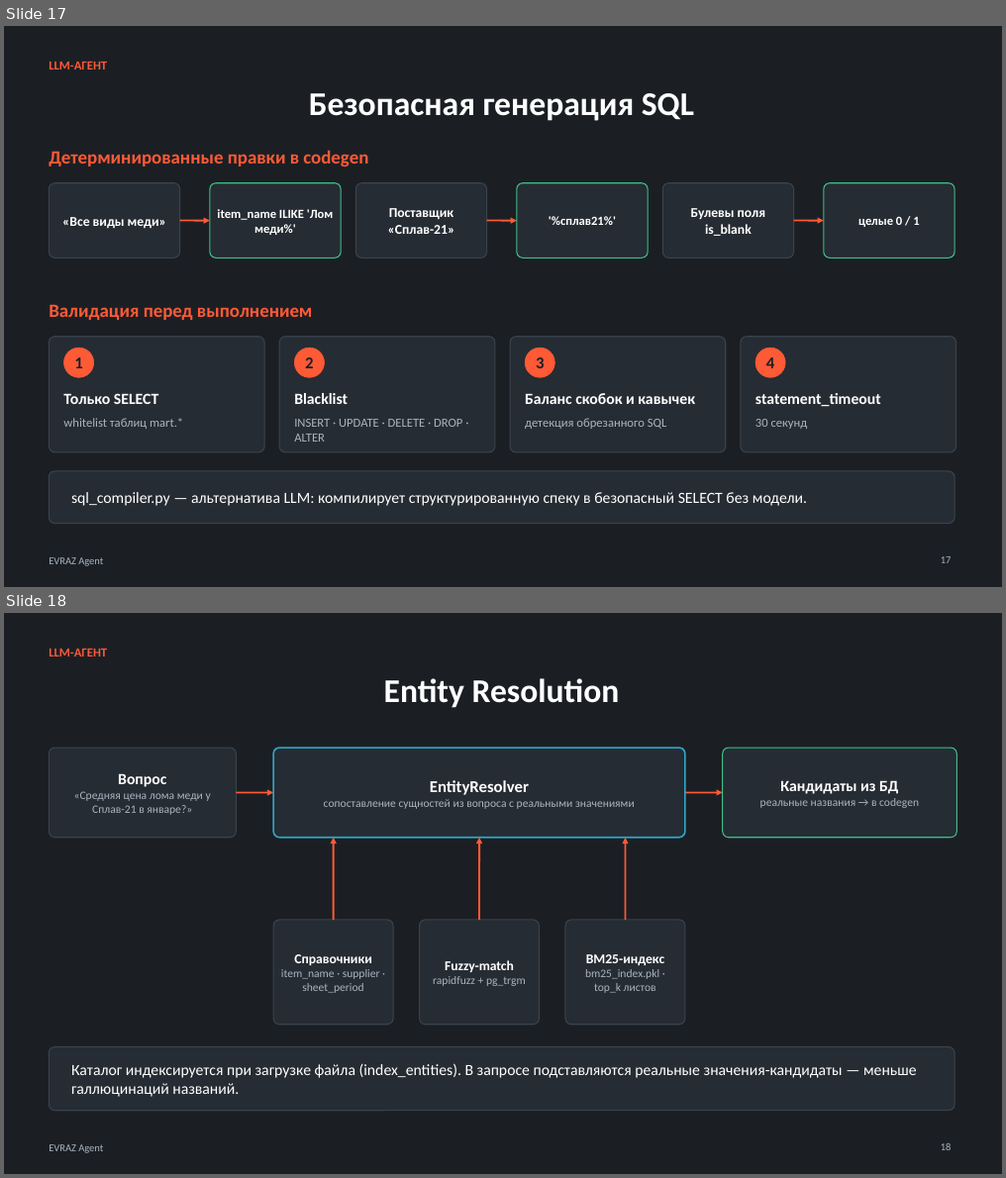
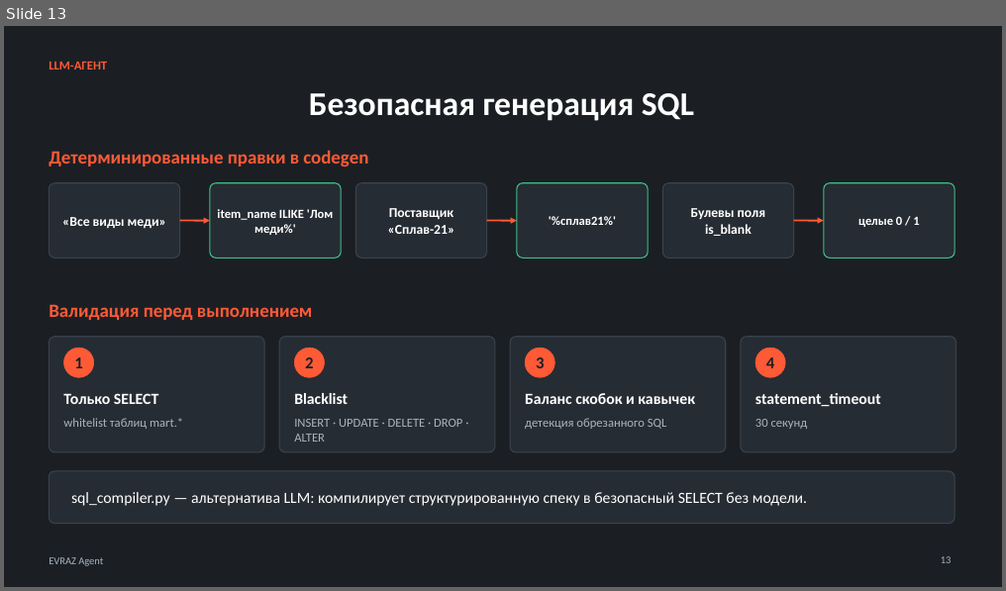
Before and after one commit to kostIT13/EVRAZ_ExcelAgent, a slide deck: data/EVRAZ_Agent_improved.pptx. Shown one above the other, each under a label of ours: slides 17 and 18 before the commit, slide 13 after it. The pictures are 1006x1178 and 1006x591 pixels, drawn with LibreOffice and Linux fonts; fonts in the diff are those of the drawing. Boxes give left, top, right and bottom in pixels: in the first picture for what was removed or moved away, otherwise in the second. Text is boxed around its words. In the diff, an @@ line names an element or a change of style, - is before the commit and + after.

```diff
--- a/data/EVRAZ_Agent_improved.pptx
+++ b/data/EVRAZ_Agent_improved.pptx
@@ slide 18 removed at [4,613,1002,1174], background #FFFFFF; not listed: 2 template elements that a slide beside it also shows @@
@@ text removed at [49,649,107,657] @@
-LLM-АГЕНТ
@@ title removed at [384,678,620,708] @@
-Entity Resolution
@@ rounded rectangle removed at [49,748,236,838] @@
@@ rounded rectangle removed at [273,748,685,838] @@
@@ rounded rectangle removed at [723,748,957,838] @@
@@ text removed at [74,773,211,815] @@
-Вопрос
-«Средняя цена лома меди у Сплав-21 в январе?»
@@ text removed at [324,780,635,809] @@
-EntityResolver
-сопоставление сущностей из вопроса с реальными значениями
@@ text removed at [760,780,919,808] @@
-Кандидаты из БД
-реальные названия → в codegen
@@ arrow removed from (236, 792) to (273, 792) @@
@@ arrow removed from (685, 792) to (723, 792) @@
@@ arrow removed from (334, 920) to (334, 838) @@
@@ arrow removed from (479, 920) to (479, 838) @@
@@ arrow removed from (626, 920) to (626, 838) @@
@@ rounded rectangle removed at [273,920,393,1025] @@
@@ rounded rectangle removed at [420,920,540,1025] @@
@@ rounded rectangle removed at [565,920,685,1025] @@
@@ text removed at [281,955,380,993] @@
-Справочники
-item_name · supplier · sheet_period
@@ text removed at [433,960,526,986] @@
-Fuzzy-match
-rapidfuzz + pg_trgm
@@ text removed at [585,955,664,993] @@
-BM25-индекс
-bm25_index.pkl · top_k листов
@@ rounded rectangle removed at [49,1048,954,1111] @@
@@ text removed at [71,1063,917,1097] @@
-Каталог индексируется при загрузке файла (index_entities). В запросе подставляются реальные значения-кандидаты — меньше галлюцинаций названий.
@@ page number removed at [941,1144,951,1151] @@
-18
@@ what was slide 17 is now slide 13 @@
```
Also in this commit, not shown: 4 slides changed, 12 other slides removed, 33 other files.
